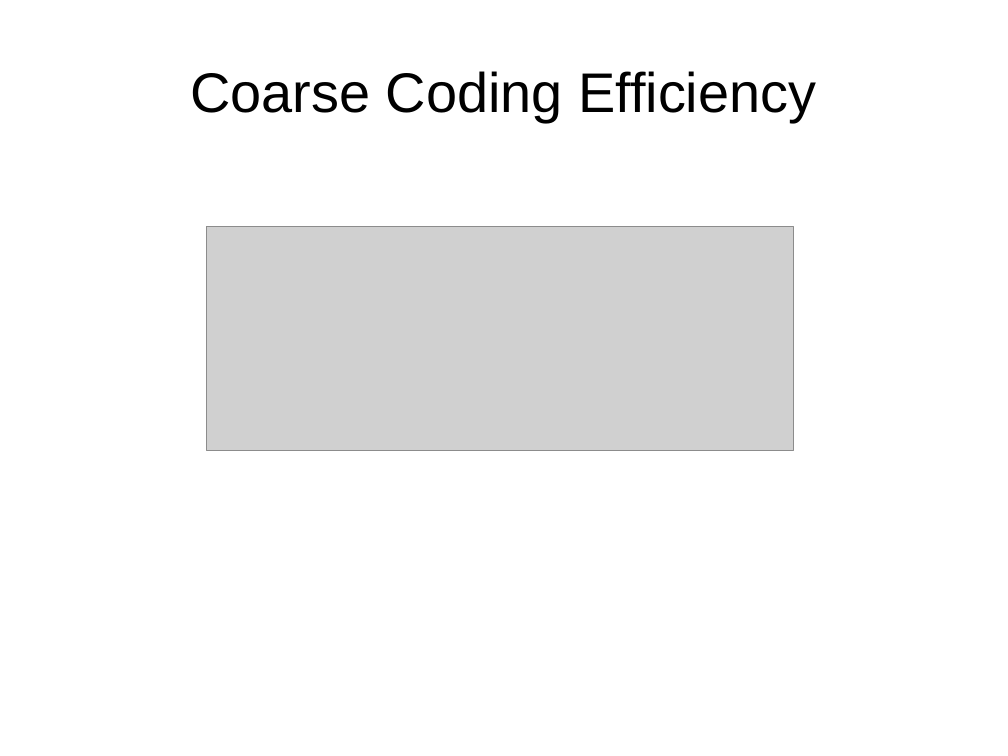
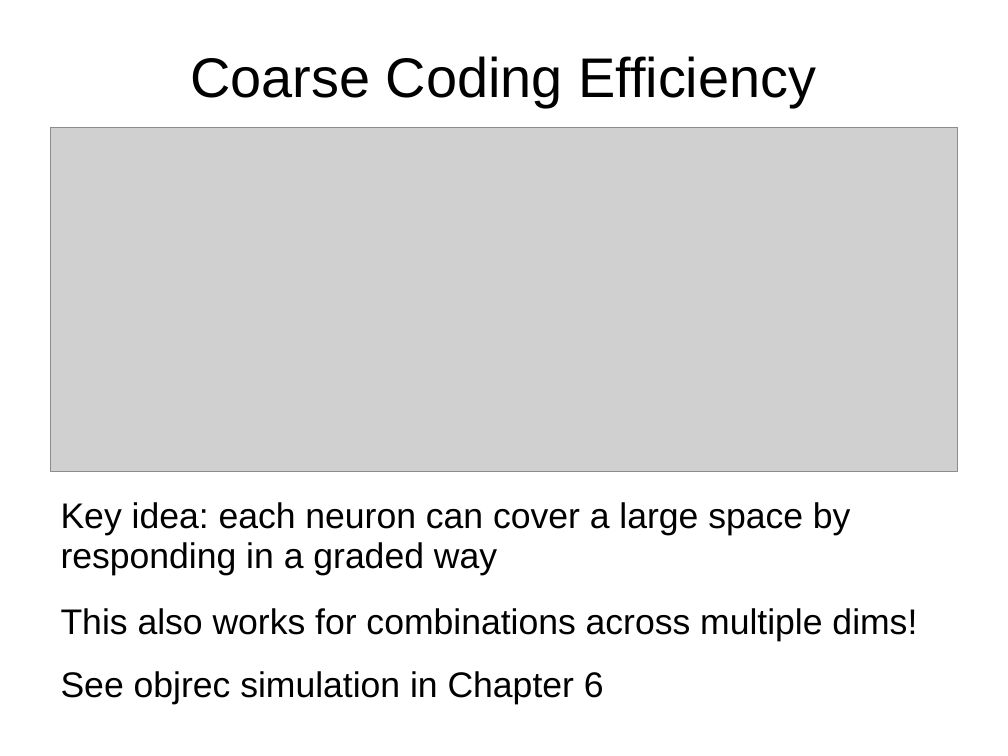
Before and after one commit to ccnlab/teaching, a slide deck: slide 22 of ccn/randy_slides/oreilly_ccn_neuron.pptx (slide 20 before the commit). Drawn at 1008x756 pixels with LibreOffice and Linux fonts; fonts in the diff are those of the drawing; grey boxes stand for pictures; background and template pictures are left out. Boxes give left, top, right and bottom in pixels: in the first picture for what was removed or moved away, otherwise in the second. Text is boxed around its words. In the diff, an @@ line names an element or a change of style, - is before the commit and + after.

Commit message:
updates for intro and neuron slides

```diff
--- a/ccn/randy_slides/oreilly_ccn_neuron.pptx
+++ b/ccn/randy_slides/oreilly_ccn_neuron.pptx
@@ title "Coarse Coding Efficiency": place and size @@
-title "Coarse Coding Efficiency" at [190,71,816,122]
+title "Coarse Coding Efficiency" at [190,56,816,107]
@@ picture: place and size @@
-picture at [207,227,794,451]
+picture at [50,127,958,472]
@@ text added at [61,502,917,705], 28 pt, text #000000 @@
+Key idea: each neuron can cover a large space by responding in a graded way
+This also works for combinations across multiple dims!
+See objrec simulation in Chapter 6
```
Also in this commit, not shown: 1 other slide changed, 1 slide added, 5 other files.
